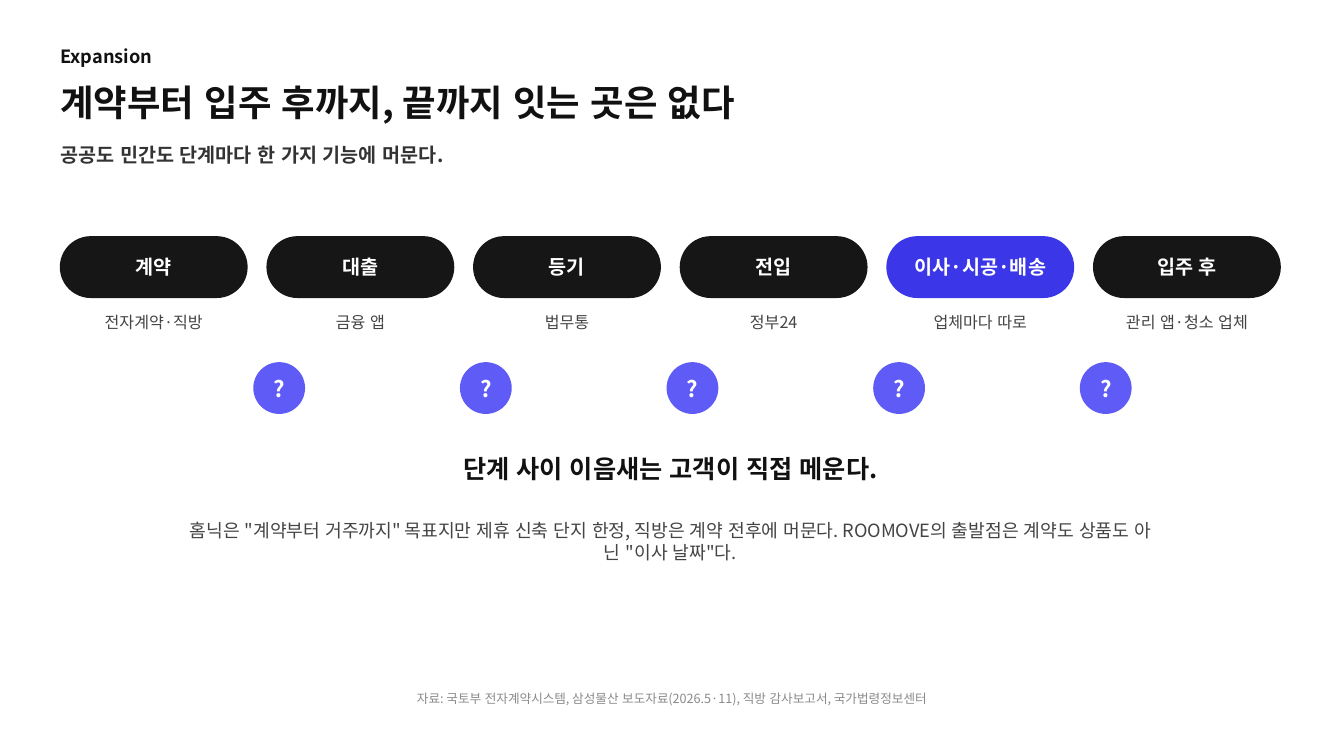
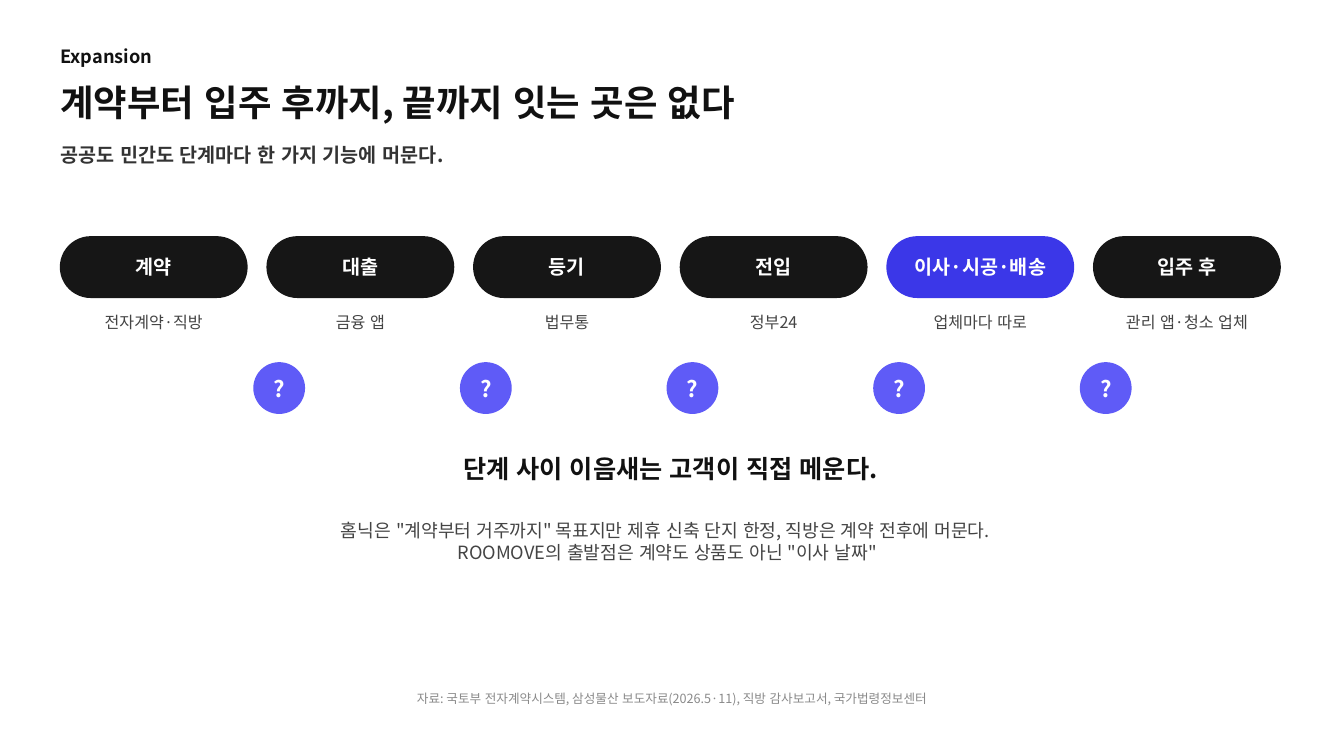
Before and after one commit to stwpst10-collab/teoo, a slide deck: slide 9 of 20-ROOMOVE/산출물/ROOMOVE 확장·경쟁 분석 발표 팀 톤 2026-11-27 v1.pptx. Drawn at 1344x756 pixels with LibreOffice and Linux fonts; fonts in the diff are those of the drawing. Boxes give left, top, right and bottom in pixels: in the first picture for what was removed or moved away, otherwise in the second. Text is boxed around its words. In the diff, an @@ line names an element or a change of style, - is before the commit and + after.

```diff
--- a/20-ROOMOVE/산출물/ROOMOVE 확장·경쟁 분석 발표 팀 톤 2026-11-27 v1.pptx
+++ b/20-ROOMOVE/산출물/ROOMOVE 확장·경쟁 분석 발표 팀 톤 2026-11-27 v1.pptx
@@ text at (341, 521, 990, 561): text changed @@
-홈닉은 "계약부터 거주까지" 목표지만 제휴 신축 단지 한정, 직방은 계약 전후에 머문다. ROOMOVE의 출발점은 계약도 상품도 아닌 "이사 날짜"다.
+홈닉은 "계약부터 거주까지" 목표지만 제휴 신축 단지 한정, 직방은 계약 전후에 머문다.
+ROOMOVE의 출발점은 계약도 상품도 아닌 "이사 날짜"
```
Also in this commit, not shown: 3 other slides changed, 6 other files.
